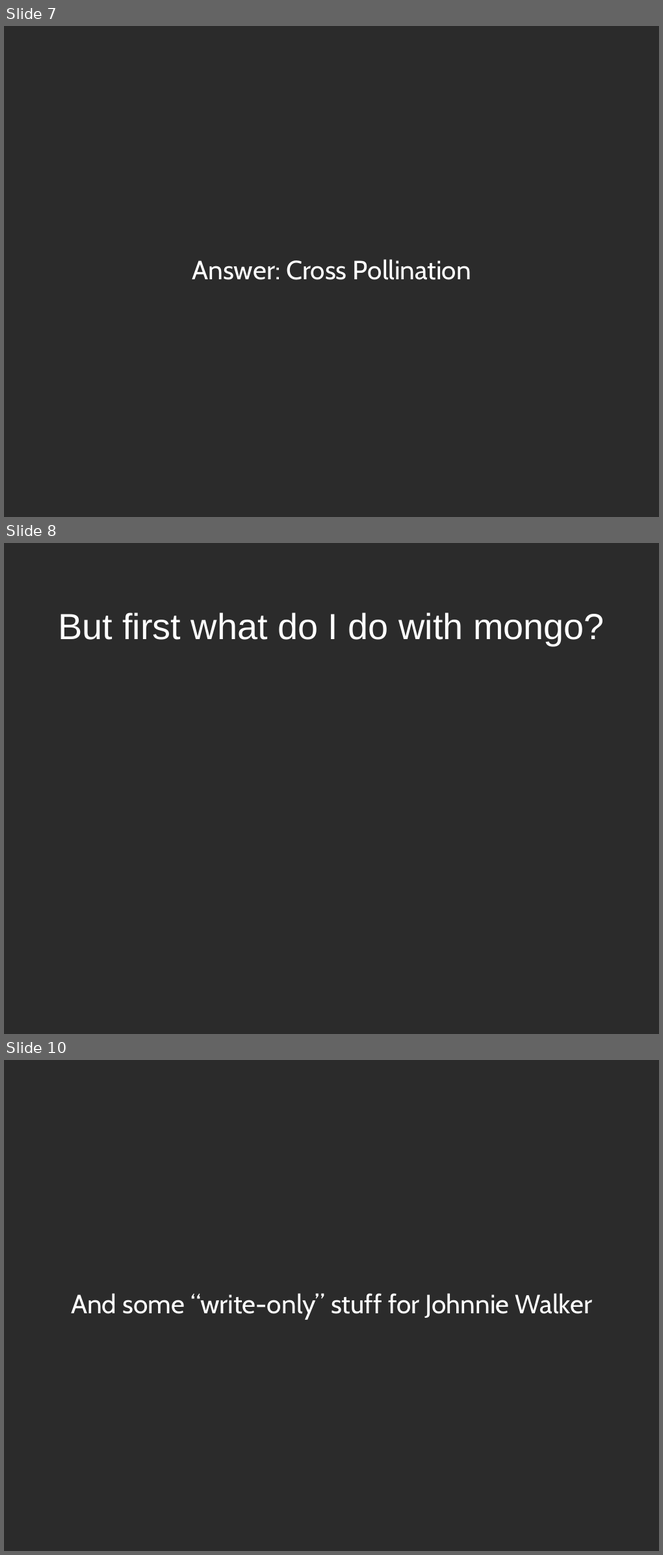
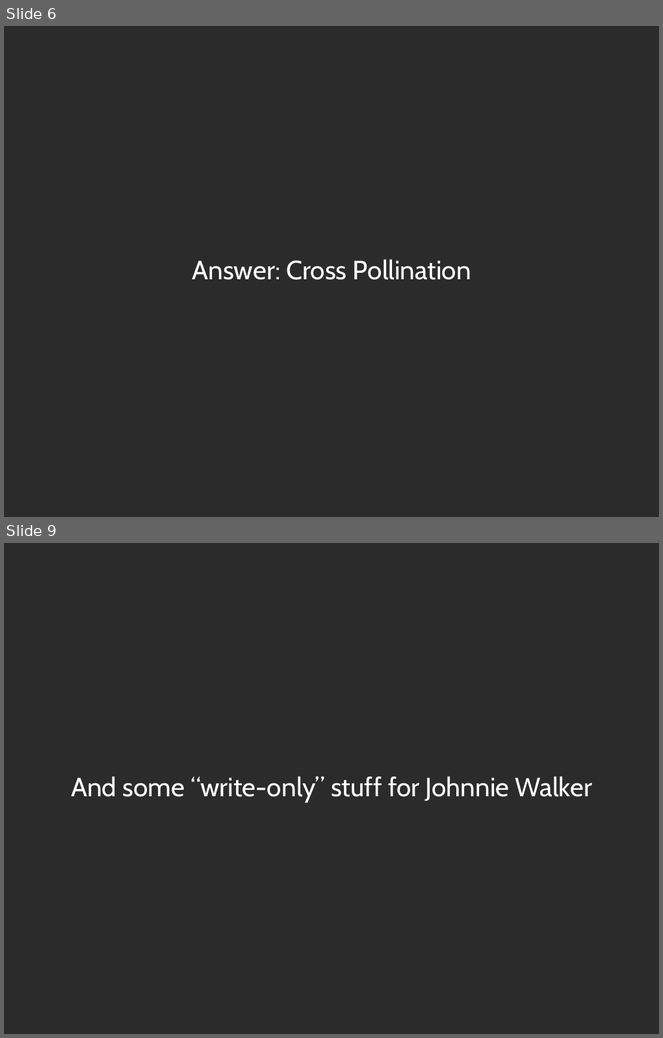
Before and after one commit to zippy1981/TalkMaterials, a slide deck: MongoMeetup/2010-July/Mongo Windows Administration for the Unix Programmer.odp. Shown one above the other, each under a label of ours: slides 7, 8 and 10 before the commit, slides 6 and 9 after it; the slides between them are not shown. The pictures are 663x1555 and 663x1038 pixels, drawn with LibreOffice and Linux fonts; fonts in the diff are those of the drawing; background and template pictures are left out; a plain dark background stands for a picture behind light text. Boxes give left, top, right and bottom in pixels: in the first picture for what was removed or moved away, otherwise in the second. Text is boxed around its words. In the diff, an @@ line names an element or a change of style, - is before the commit and + after.

```diff
--- a/MongoMeetup/2010-July/Mongo Windows Administration for the Unix Programmer.odp
+++ b/MongoMeetup/2010-July/Mongo Windows Administration for the Unix Programmer.odp
@@ slide 8 removed at [4,543,659,1034], background picture (left out) @@
@@ title removed at [58,613,605,646] @@
-But first what do I do with mongo?
@@ what was slide 7 is now slide 6 @@
@@ what was slide 10 is now slide 9 @@
```
Also in this commit, not shown: 2 slides changed, 1 slide added, 1 other slide removed.
